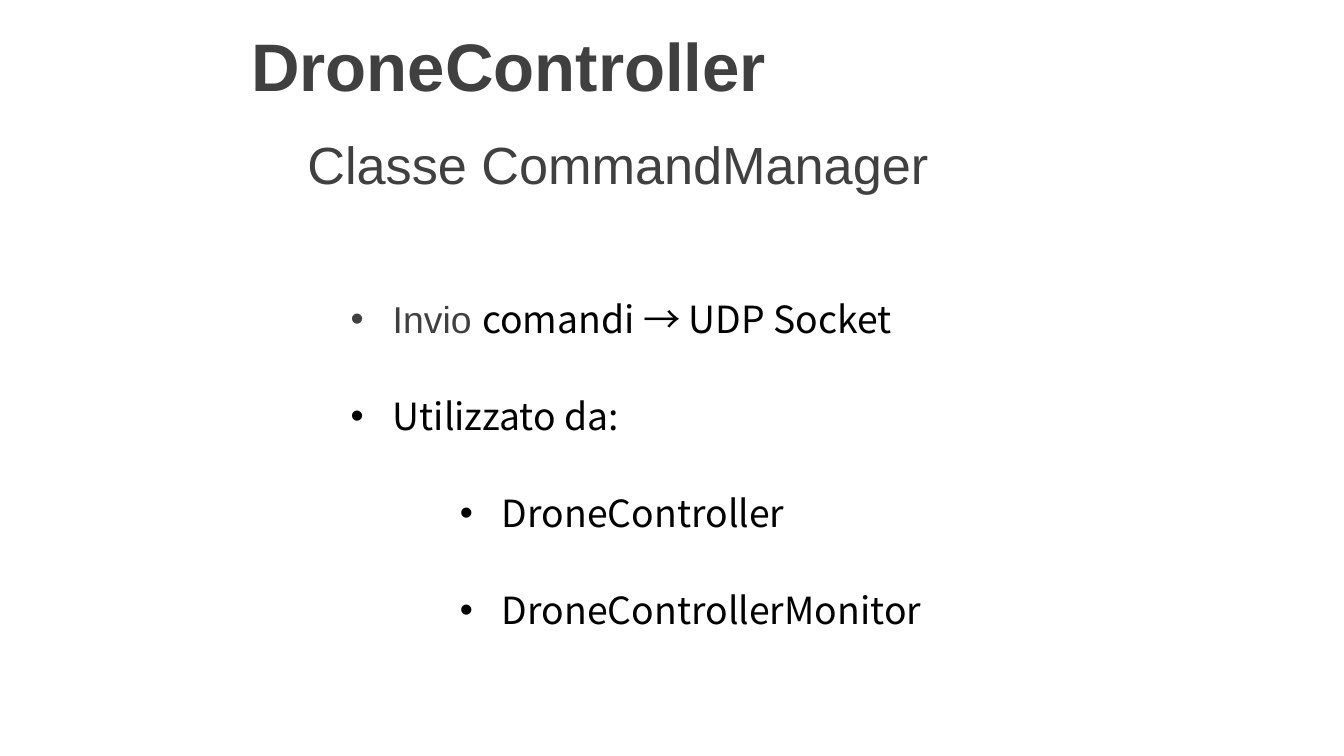
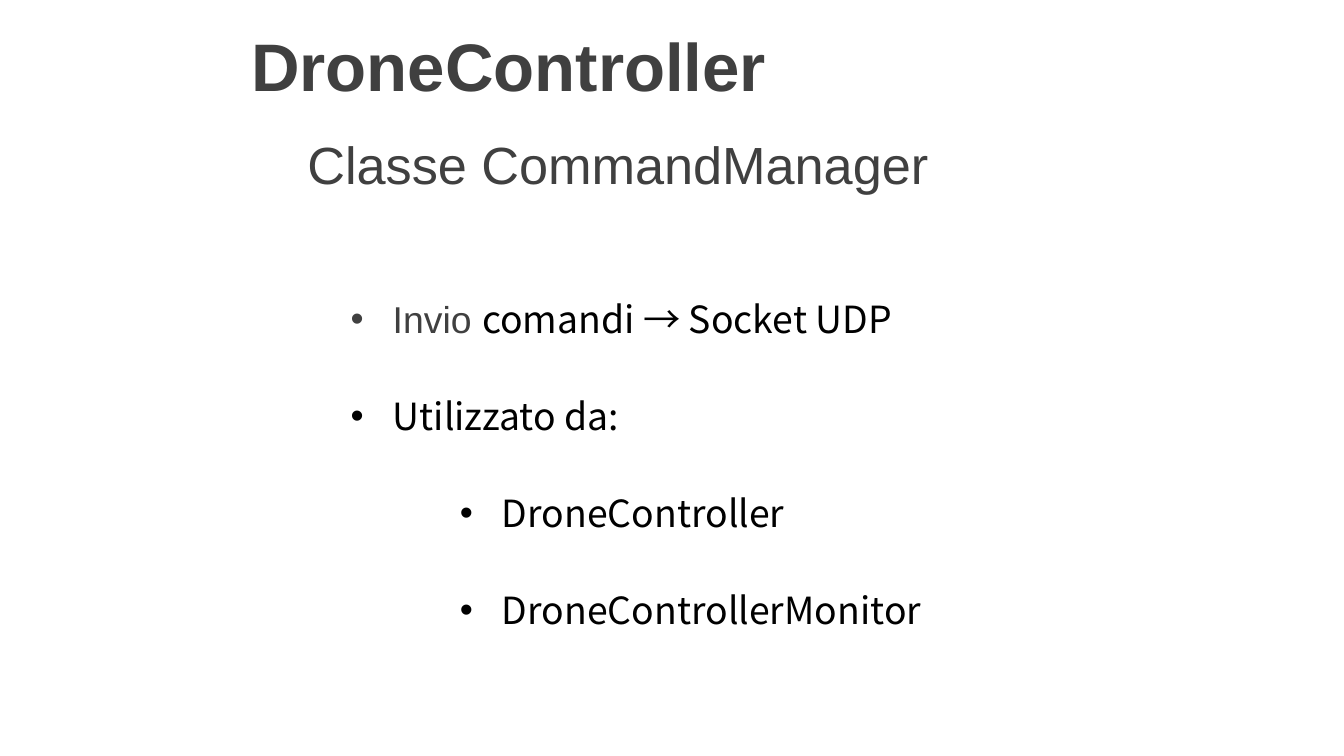
Before and after one commit to LuMug/DroneControlSystem, a slide deck: slide 23 of docs/Presentazione.pptx (slide 29 before the commit). Drawn at 1344x756 pixels with LibreOffice and Linux fonts; fonts in the diff are those of the drawing; background and template pictures are left out. Boxes give left, top, right and bottom in pixels: in the first picture for what was removed or moved away, otherwise in the second. Text is boxed around its words. In the diff, an @@ line names an element or a change of style, - is before the commit and + after.

```diff
--- a/docs/Presentazione.pptx
+++ b/docs/Presentazione.pptx
@@ text at (x1=393, y1=303, x2=892, y2=334): text changed @@
-• Invio comandi → UDP Socket
+• Invio comandi → Socket UDP
```
Also in this commit, not shown: 6 other slides changed, 2 slides added, 8 slides removed.
